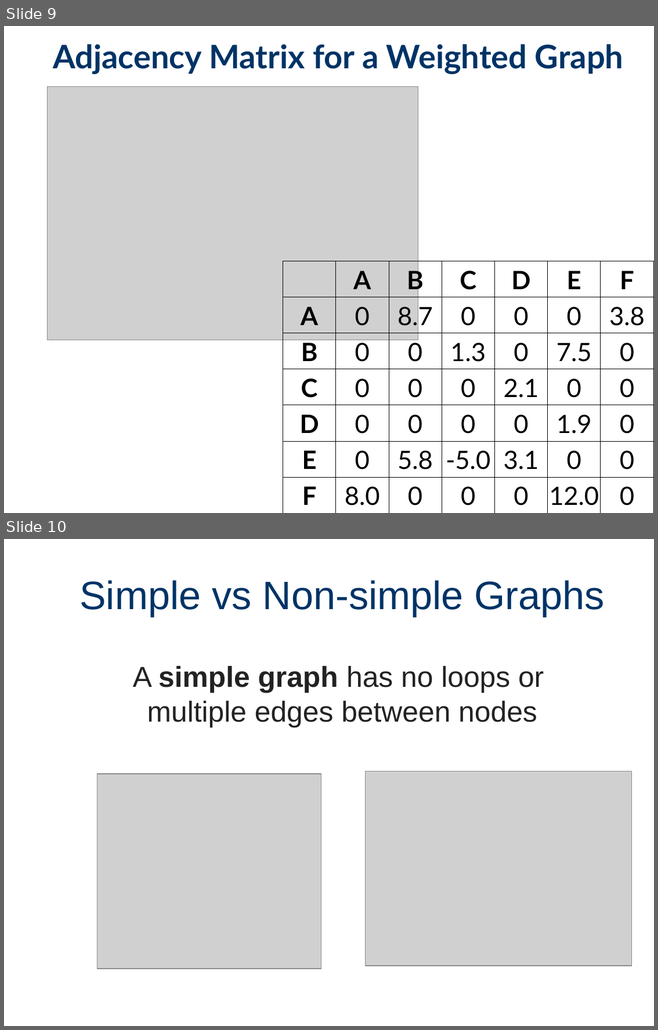
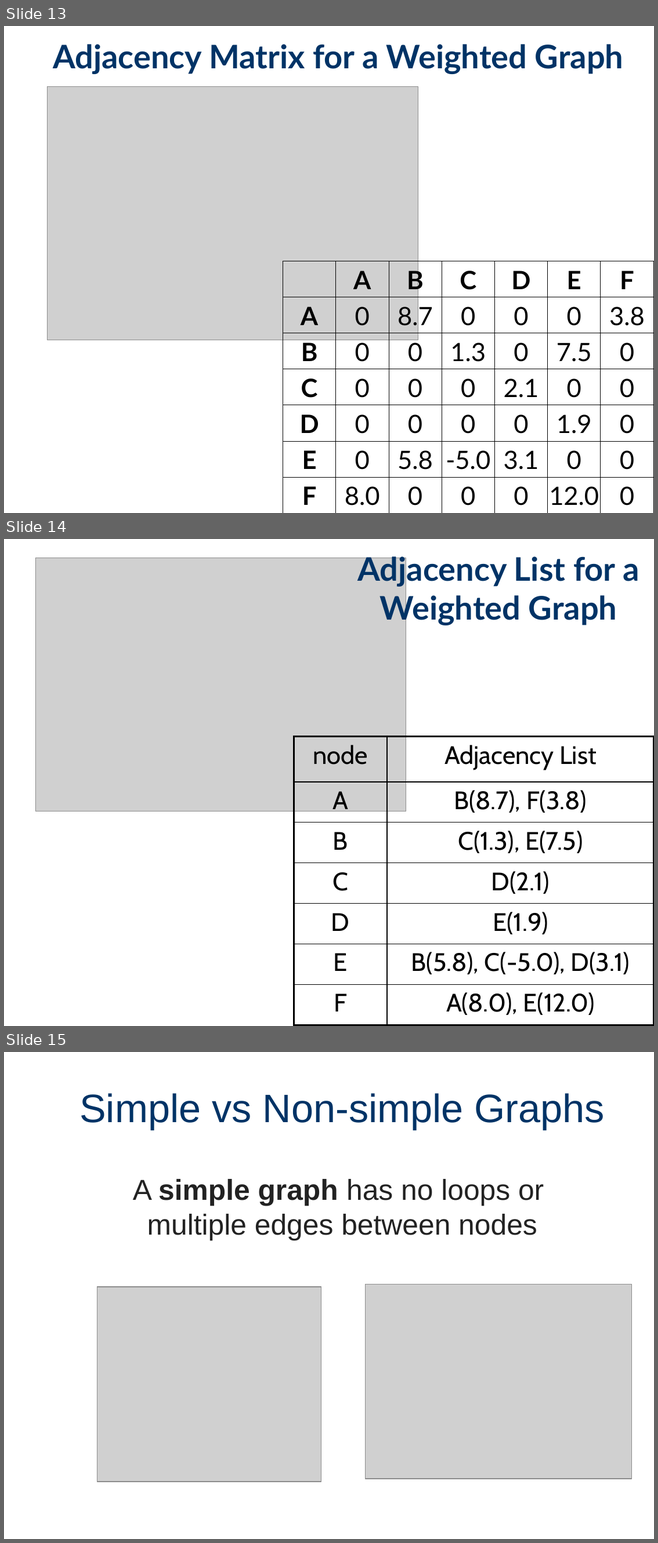
Before and after one commit to Cy-FairCS/cs3, a slide deck: u09a_graphTheory/notes/0 Graph Theory Terminology/Graph Theory Terms.pptx. Shown one above the other, each under a label of ours: slides 9 and 10 before the commit, slides 13, 14 and 15 after it. The pictures are 658x1030 and 658x1543 pixels, drawn with LibreOffice and Linux fonts; fonts in the diff are those of the drawing; grey boxes stand for pictures; background and template pictures are left out. Boxes give left, top, right and bottom in pixels: in the first picture for what was removed or moved away, otherwise in the second. Text is boxed around its words. In the diff, an @@ line names an element or a change of style, - is before the commit and + after.

```diff
--- a/u09a_graphTheory/notes/0 Graph Theory Terminology/Graph Theory Terms.pptx
+++ b/u09a_graphTheory/notes/0 Graph Theory Terminology/Graph Theory Terms.pptx
@@ slide 14 added at [4, 539, 654, 1026], background #FFFFFF @@
@@ picture added at [35, 558, 405, 811] @@
@@ title added at [358, 556, 639, 626], 36 pt, text #003366, bold @@
+Adjacency List for a Weighted Graph
@@ table added at [294, 736, 654, 1025], 7 rows, 2 columns @@
+node | Adjacency List
+A | B(8.7), F(3.8)
+B | C(1.3), E(7.5)
+C | D(2.1)
+D | E(1.9)
+E | B(5.8), C(-5.0), D(3.1)
+F | A(8.0), E(12.0)
@@ what was slide 9 is now slide 13 @@
@@ what was slide 10 is now slide 15 @@
```
Also in this commit, not shown: 13 slides changed, 5 other slides added.
